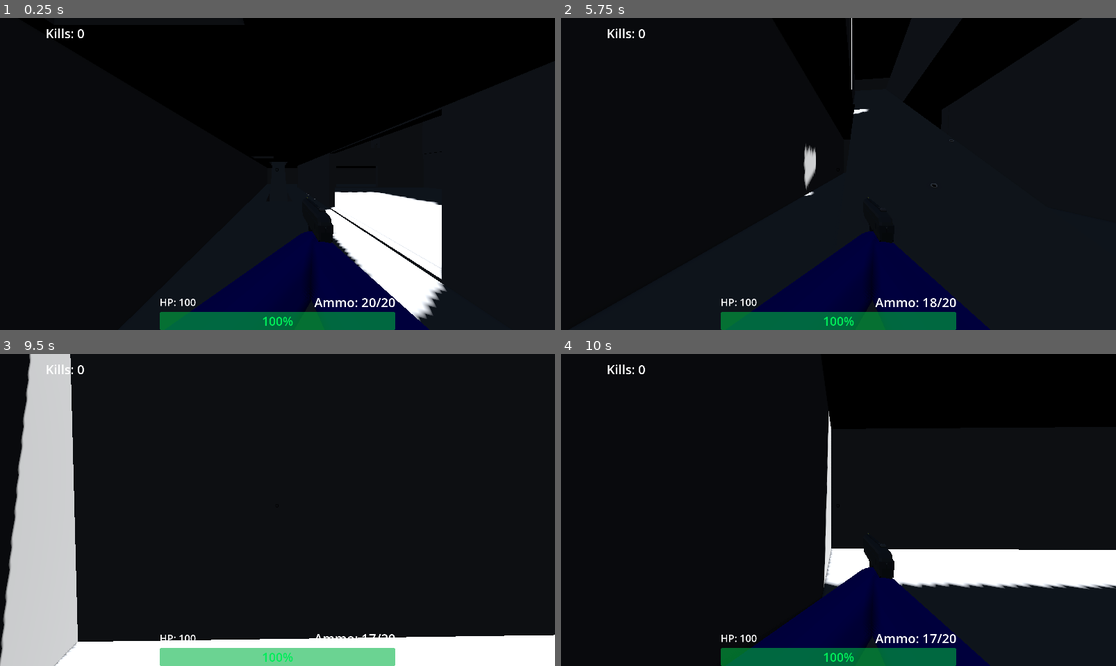
Above: before the commit, frames 1-4 (two rows, left to right).
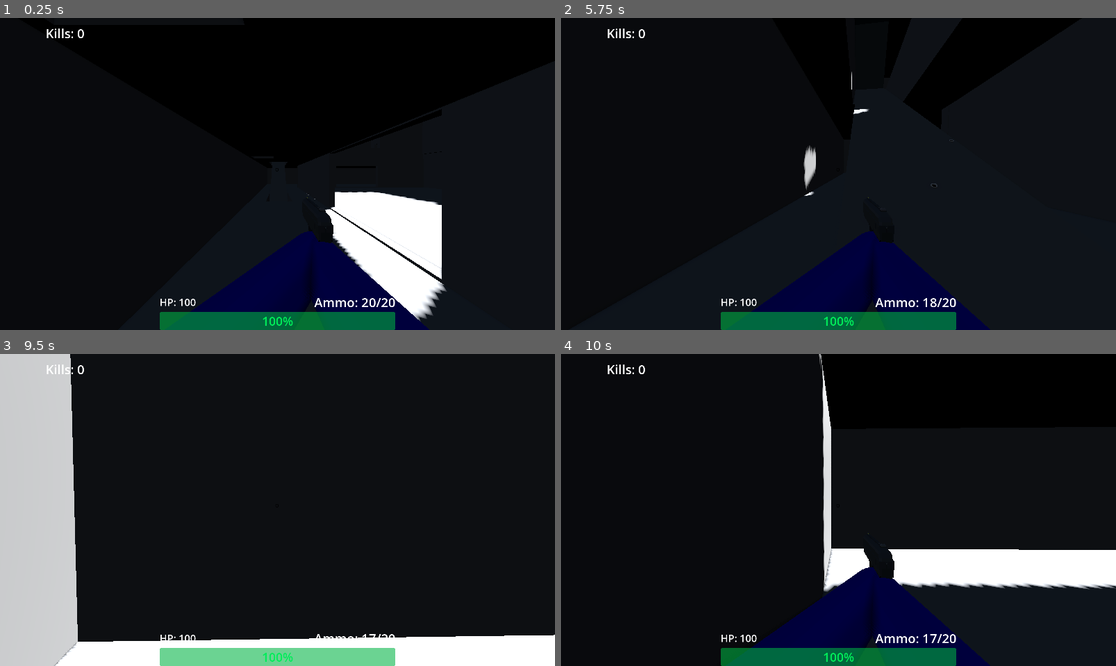
Above: after the commit, the same moments.

Repository: SaebyulH/multiplayer-game
Game: Godot game, scene res://game.tscn
The game is run twice, just before and just after one commit, with the same random seed, the same clock (stepped at 60 frames per second) and the same inputs. This scene is started directly instead of the project's main scene. A sky picture missing from this copy of the repository is replaced by a grey-blue gradient.
Inputs (mouse positions are in pixels of both pictures, inside the frame that each line leads up to):
- Up to frame 1 (0.25 s): no input
- Up to frame 2 (5.75 s): move the mouse to (832, 180) at 0.52 s; hold Right mouse button (ads) 0.53-1.28 s; hold W (forward) 0.53-2.78 s; tap Space (jump) at 0.77, 1.52, 3.02, 3.77, 4.52 s; move the mouse to (877, 177) at 1.27 s; click (877, 177) at 1.35 s; move the mouse to (794, 170) at 2.02 s; hold Mouse wheel down (weapon_next) 2.03-2.78 s; move the mouse to (844, 174) at 2.77 s; hold A (left) 2.78-3.53 s; tap Mouse wheel up (weapon_prev) at 2.85 s; move the mouse to (816, 167) at 3.52 s; hold Right mouse button (ads) 3.53-4.28 s; hold W (forward) from 3.53 s (still down); move the mouse to (866, 174) at 4.27 s; click (866, 174) at 4.35 s; move the mouse to (810, 174) at 5.02 s; hold Mouse wheel down (weapon_next) from 5.03 s (still down)
- Up to frame 3 (9.5 s): move the mouse to (288, 503) at 5.77 s; release W (forward) at 5.78 s; release Mouse wheel down (weapon_next) at 5.78 s; hold D (right) 5.78-6.53 s; tap Mouse wheel up (weapon_prev) at 5.85, 8.85 s; tap Space (jump) at 6.02, 6.77, 7.52, 9.02 s; move the mouse to (271, 516) at 6.52 s; hold Right mouse button (ads) 6.53-7.28 s; hold W (forward) 6.53-8.78 s; move the mouse to (316, 513) at 7.27 s; click (316, 513) at 7.35 s; move the mouse to (233, 506) at 8.02 s; hold Mouse wheel down (weapon_next) 8.03-8.78 s; move the mouse to (283, 510) at 8.77 s; hold A (left) from 8.78 s (still down)
- Up to frame 4 (10 s): move the mouse to (816, 503) at 9.52 s; release A (left) at 9.53 s; hold W (forward) from 9.53 s (still down); hold Right mouse button (ads) from 9.53 s (still down); tap Space (jump) at 9.77 s

The runs differ from the first frame. In frame 2, less than 0.1% of the frame differs, in the area x 43-53%, y 0-45%; in frame 3, 2.9%, in the area x 0-6%, y 0-100%; in frame 4, 0.5%.

Commit message:
Update game.tscn

Diff:
--- a/game.tscn
+++ b/game.tscn
@@ -89,9 +89,9 @@
 size = Vector3(5.8679543, 4, 2.6077576)
 
 [node name="CSGBox3D34" type="CSGBox3D" parent="CSGCombiner3D" unique_id=1454340569]
-transform = Transform3D(1, 0, 0, 0, 1, 0, 0, 0, 1, 5.267334, -2.4950047, 26.447449)
-operation = 2
-size = Vector3(42, 3, 7.900482)
+transform = Transform3D(1, 0, 0, 0, 1, 0, 0, 0, 1, 4.758545, -2.4950047, 26.447449)
+operation = 2
+size = Vector3(40.98242, 3, 7.900482)
 
 [node name="CSGBox3D31" type="CSGBox3D" parent="CSGCombiner3D" unique_id=189980320]
 transform = Transform3D(1, 0, 0, 0, 1, 0, 0, 0, 1, 5.2244797, -2.1203098, 3.7079506)
@@ -99,14 +99,14 @@
 size = Vector3(40.066086, 3.7493896, 7.2453003)
 
 [node name="CSGBox3D32" type="CSGBox3D" parent="CSGCombiner3D" unique_id=863235942]
-transform = Transform3D(1, 0, 0, 0, 1, 0, 0, 0, 1, 23.516453, -2.4910316, 12.051825)
-operation = 2
-size = Vector3(6.0988026, 3, 23.882713)
+transform = Transform3D(1, 0, 0, 0, 1, 0, 0, 0, 1, 22.848238, -2.4910316, 11.998796)
+operation = 2
+size = Vector3(4.7623715, 3, 23.882713)
 
 [node name="CSGBox3D36" type="CSGBox3D" parent="CSGCombiner3D" unique_id=371022315]
-transform = Transform3D(1, 0, 0, 0, 1, 0, 0, 0, 1, 27.979975, -1.4910316, 16.027132)
-operation = 2
-size = Vector3(3.4123335, 5, 3.6710691)
+transform = Transform3D(1, 0, 0, 0, 1, 0, 0, 0, 1, 26.146608, -1.4910316, 16.027132)
+operation = 2
+size = Vector3(2.100576, 5, 3.6710691)
 
 [node name="CSGBox3D33" type="CSGBox3D" parent="CSGCombiner3D" unique_id=1189374017]
 transform = Transform3D(1, 0, 0, 0, 1, 0, 0, 0, 1, -13.039461, -2.4860363, 11.996303)
@@ -129,9 +129,9 @@
 size = Vector3(11, 6.180176, 17.908203)
 
 [node name="CSGBox3D14" type="CSGBox3D" parent="CSGCombiner3D" unique_id=1692973505]
-transform = Transform3D(1, 0, 0, 0, 1, 0, 0, 0, 1, 4.1582317, 14.108957, 20.30978)
-operation = 2
-size = Vector3(52.326534, 6.180176, 83.6821)
+transform = Transform3D(1, 0, 0, 0, 1, 0, 0, 0, 1, 5.581806, 14.108957, 20.30978)
+operation = 2
+size = Vector3(43.64598, 6.180176, 83.6821)
 
 [node name="CSGBox3D16" type="CSGBox3D" parent="CSGCombiner3D" unique_id=1544253630]
 transform = Transform3D(1, 0, 0, 0, 1, 0, 0, 0, 1, 4.5545654, 3.4632835, 17.848366)
@@ -152,9 +152,9 @@
 size = Vector3(3.6574774, 6.180176, 31.131416)
 
 [node name="CSGBox3D18" type="CSGBox3D" parent="CSGCombiner3D" unique_id=1479361851]
-transform = Transform3D(1, 0, 0, 0, 0.86602545, -0.50000006, 0, 0.50000006, 0.86602545, 27.98209, 6.324892, 2.5302699)
-operation = 2
-size = Vector3(3.4287786, 6.180176, 30.508171)
+transform = Transform3D(1, 0, 0, 0, 0.86602545, -0.50000006, 0, 0.50000006, 0.86602545, 26.211018, 6.324892, 2.5302699)
+operation = 2
+size = Vector3(2.241611, 6.180176, 30.508171)
 
 [node name="CSGBox3D8" type="CSGBox3D" parent="CSGCombiner3D" unique_id=874362290]
 transform = Transform3D(0.99999994, -0.00019119386, 0.00016594496, 0.00019122375, 1, -0.00011782835, -0.0001659105, 0.00011787685, 0.9999999, -12.010989, 4.295619, 25.491074)
@@ -229,14 +229,14 @@
 size = Vector3(3, 12, 3)
 
 [node name="CSGBox3D44" type="CSGBox3D" parent="CSGCombiner3D" unique_id=2043579116]
-transform = Transform3D(1, 0, 0, 0, 1, 0, 0, 0, 1, 28.16951, 8.705529, 16.652433)
-operation = 2
-size = Vector3(3, 12, 3)
+transform = Transform3D(1, 0, 0, 0, 1, 0, 0, 0, 1, 26.384579, 8.705529, 17.652433)
+operation = 2
+size = Vector3(1.6097412, 12, 3)
 
 [node name="CSGBox3D45" type="CSGBox3D" parent="CSGCombiner3D" unique_id=340542693]
-transform = Transform3D(1, 0, 0, 0, 1, 0, 0, 0, 1, 28.16951, 8.705529, 37.83795)
-operation = 2
-size = Vector3(3, 12, 3)
+transform = Transform3D(1, 0, 0, 0, 1, 0, 0, 0, 1, 26.470608, 8.705529, 37.83795)
+operation = 2
+size = Vector3(1.7880249, 12, 3)
 
 [node name="CSGBox3D22" type="CSGBox3D" parent="CSGCombiner3D" unique_id=476044317]
 transform = Transform3D(1, 0, 0, 0, 1, 0, 0, 0, 1, -9, 13.205529, 6.789177)
@@ -266,12 +266,12 @@
 size = Vector3(0.6152402, 8.05127, 64.27539)
 
 [node name="CSGBox3D25" type="CSGBox3D" parent="CSGCombiner3D" unique_id=1621098020]
-transform = Transform3D(1, 0, 0, 0, 1, 0, 0, 0, 1, 26.557549, 13.205529, 27.376892)
+transform = Transform3D(1, 0, 0, 0, 1, 0, 0, 0, 1, 21.253366, 13.205529, 27.376892)
 operation = 2
 size = Vector3(7, 3, 11.876953)
 
 [node name="CSGBox3D26" type="CSGBox3D" parent="CSGCombiner3D" unique_id=1822196271]
-transform = Transform3D(1, 0, 0, 0, 1, 0, 0, 0, 1, 26.557549, 13.205529, 6.789177)
+transform = Transform3D(1, 0, 0, 0, 1, 0, 0, 0, 1, 22.142927, 13.205529, 6.789177)
 operation = 2
 size = Vector3(7, 3, 11.876953)
 
